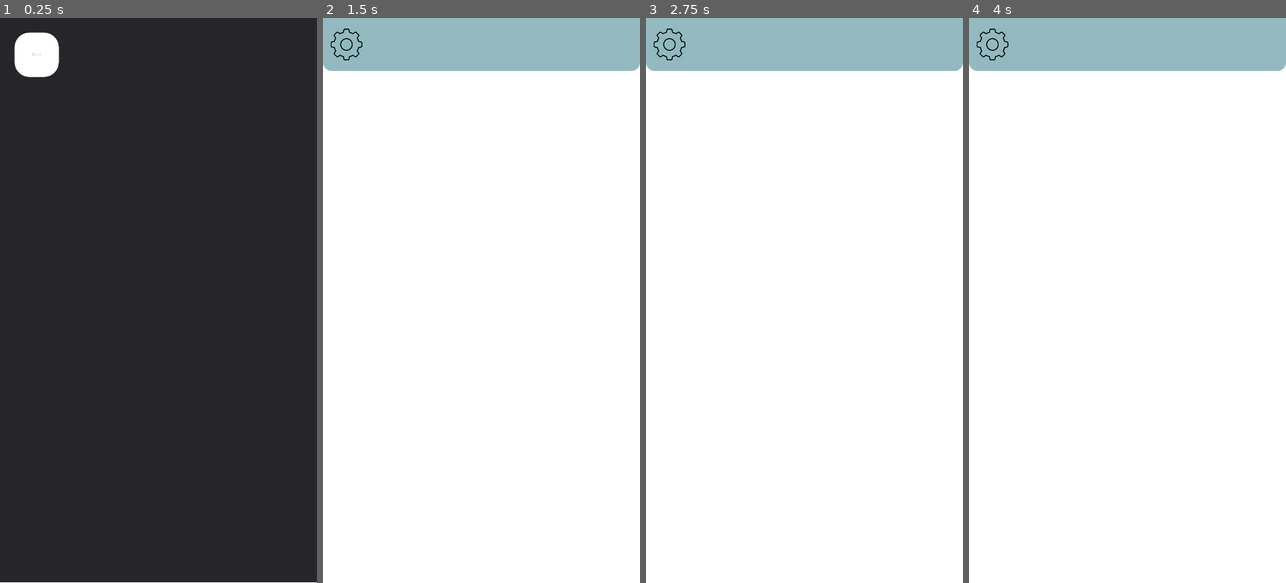
Above: before the commit, frames 1-4 (left to right).
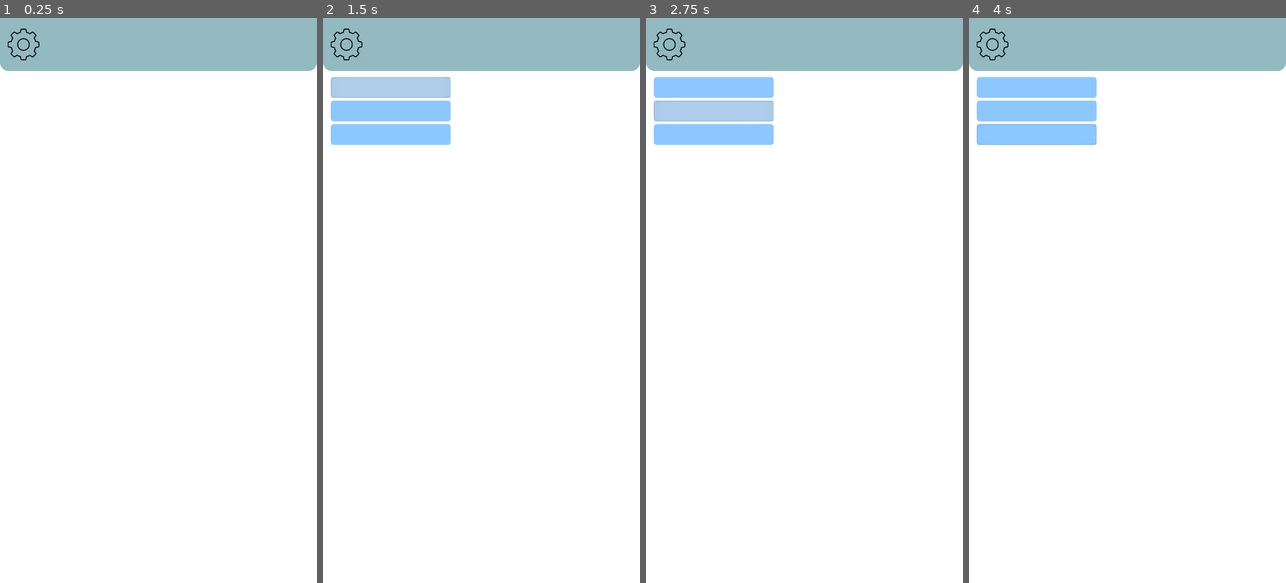
Above: after the commit, the same moments.

Repository: Big-Cheung/LAHacks2021
Game: Godot game, scene res://Base.tscn
Same seed, same stepped clock (60 frames per second), same inputs: the game is played once before the commit and once after it.
Inputs (mouse positions are in pixels of both pictures, inside the frame that each line leads up to):
- Up to frame 1 (0.25 s): no input
- Up to frame 2 (1.5 s): click (361, 57) at 0.5 s, where only the run before the commit has a clickable "Back"; click (389, 85) at 1.27 s
- Up to frame 3 (2.75 s): click (712, 108) at 2.02 s
- Up to frame 4 (4 s): click (1035, 136) at 2.77 s; tap Enter at 3.5 s; move the mouse to (1197, 272) at 3.52 s; hold W from 3.53 s (still down); click (1197, 272) at 3.67 s

The runs differ from the first frame. In frame 1, 100% of the frame differs, in the area x 0-100%, y 0-100%; in frame 2, 4.2%; in frame 3, 4.2%; in frame 4, 4.2%.
Error before the commit: Invalid set index 'visible' (on base: 'null instance') with value of type 'bool'. (res://Scripts/BackButtonScript.gd:14)

Commit message:
Configure menu

Diff:
--- a/Base.tscn
+++ b/Base.tscn
@@ -1,8 +1,14 @@
 [gd_scene load_steps=4 format=2]
 
 [ext_resource path="res://MainPage.tscn" type="PackedScene" id=1]
-[ext_resource path="res://CreateChallenge.tscn" type="PackedScene" id=2]
-[ext_resource path="res://Scripts/CreateChallengeScript.gd" type="Script" id=3]
+[ext_resource path="res://Icons/x-button.png" type="Texture" id=2]
+
+[sub_resource type="StyleBoxFlat" id=1]
+bg_color = Color( 0.768627, 0.768627, 0.768627, 1 )
+corner_radius_top_left = 100
+corner_radius_top_right = 100
+corner_radius_bottom_right = 100
+corner_radius_bottom_left = 100
 
 [node name="Base" type="Control"]
 anchor_right = 1.0
@@ -13,5 +19,44 @@
 
 [node name="MainPage" parent="." instance=ExtResource( 1 )]
 
-[node name="CreateChallenge" parent="." instance=ExtResource( 2 )]
-script = ExtResource( 3 )
+[node name="ProfilePage" type="Control" parent="."]
+visible = false
+margin_right = 1080.0
+margin_bottom = 1920.0
+__meta__ = {
+"_edit_use_anchors_": false
+}
+
+[node name="ColorRect" type="ColorRect" parent="ProfilePage"]
+margin_right = 1080.0
+margin_bottom = 1920.0
+__meta__ = {
+"_edit_use_anchors_": false
+}
+
+[node name="Panel" type="Panel" parent="ProfilePage"]
+anchor_left = 0.161
+anchor_top = 0.1
+anchor_right = 0.161
+anchor_bottom = 0.1
+margin_left = -99.9235
+margin_top = -99.5893
+margin_right = 100.076
+margin_bottom = 100.411
+custom_styles/panel = SubResource( 1 )
+__meta__ = {
+"_edit_use_anchors_": false
+}
+
+[node name="x-button" type="Sprite" parent="ProfilePage"]
+position = Vector2( 950, 100 )
+scale = Vector2( 0.478645, 0.478645 )
+texture = ExtResource( 2 )
+
+[node name="Settings" type="Control" parent="."]
+visible = false
+margin_right = 40.0
+margin_bottom = 40.0
+__meta__ = {
+"_edit_use_anchors_": false
+}
--- /dev/null
+++ b/Button.gd
@@ -0,0 +1,22 @@
+extends Button
+
+
+# Declare member variables here. Examples:
+# var a = 2
+# var b = "text"
+
+
+# Called when the node enters the scene tree for the first time.
+func _init():
+	self.connect("pressed", self, "_button_pressed")
+
+func _button_pressed():
+	if get_parent().get_parent().get_node("Settings").visible == true:
+		get_parent().get_parent().get_node("Settings").visible = false
+	else:
+		get_parent().get_parent().get_node("Settings").visible = true
+
+
+# Called every frame. 'delta' is the elapsed time since the previous frame.
+#func _process(delta):
+#	pass
--- /dev/null
+++ b/Container.gd
@@ -0,0 +1,16 @@
+extends Container
+
+
+# Declare member variables here. Examples:
+# var a = 2
+# var b = "text"
+
+
+# Called when the node enters the scene tree for the first time.
+func _init():
+	self.visible=false
+
+
+# Called every frame. 'delta' is the elapsed time since the previous frame.
+#func _process(delta):
+#	pass
--- a/MainPage.tscn
+++ b/MainPage.tscn
@@ -1,6 +1,12 @@
-[gd_scene load_steps=4 format=2]
+[gd_scene load_steps=10 format=2]
 
 [ext_resource path="res://Icons/settings-wheel.png" type="Texture" id=1]
+[ext_resource path="res://Container.gd" type="Script" id=2]
+[ext_resource path="res://Button.gd" type="Script" id=3]
+[ext_resource path="res://Style/HomeMenu/HomeMenuDefault.tres" type="StyleBox" id=4]
+[ext_resource path="res://Style/HomeMenu/HomeMenuHover.tres" type="StyleBox" id=5]
+[ext_resource path="res://Style/HomeMenu/HomeMenuPress.tres" type="StyleBox" id=6]
+[ext_resource path="res://Profile.gd" type="Script" id=7]
 
 [sub_resource type="GDScript" id=1]
 script/source = "extends ColorRect
@@ -49,8 +55,8 @@
 "_edit_use_anchors_": false
 }
 
-[node name="Button" type="Button" parent="Banner"]
-visible = false
+[node name="settings-button" type="Button" parent="Banner"]
+modulate = Color( 1, 1, 1, 0 )
 anchor_left = 0.073
 anchor_top = 0.5
 anchor_right = 0.073
@@ -59,6 +65,7 @@
 margin_top = -53.0
 margin_right = 56.16
 margin_bottom = 57.0
+script = ExtResource( 3 )
 __meta__ = {
 "_edit_use_anchors_": false
 }
@@ -68,11 +75,40 @@
 scale = Vector2( 0.21098, 0.21098 )
 texture = ExtResource( 1 )
 
-[node name="VBoxContainer" type="VBoxContainer" parent="."]
-margin_left = 31.954
-margin_top = 470.902
-margin_right = 421.954
-margin_bottom = 843.902
+[node name="Settings" type="Container" parent="."]
+anchor_left = 0.319
+anchor_top = 0.297
+anchor_right = 0.319
+anchor_bottom = 0.297
+margin_left = -317.882
+margin_top = -369.647
+margin_right = 90.1182
+margin_bottom = 57.3533
+script = ExtResource( 2 )
+__meta__ = {
+"_edit_use_anchors_": false
+}
 
-[node name="ColorRect" type="ColorRect" parent="VBoxContainer"]
-margin_right = 390.0
+[node name="Profile" type="Button" parent="Settings"]
+margin_right = 408.0
+margin_bottom = 70.0
+custom_styles/hover = ExtResource( 5 )
+custom_styles/pressed = ExtResource( 6 )
+custom_styles/normal = ExtResource( 4 )
+script = ExtResource( 7 )
+
+[node name="Settings" type="Button" parent="Settings"]
+margin_top = 80.0
+margin_right = 408.0
+margin_bottom = 150.0
+custom_styles/hover = ExtResource( 5 )
+custom_styles/pressed = ExtResource( 6 )
+custom_styles/normal = ExtResource( 4 )
+
+[node name="Logout" type="Button" parent="Settings"]
+margin_top = 160.0
+margin_right = 408.0
+margin_bottom = 230.0
+custom_styles/hover = ExtResource( 5 )
+custom_styles/pressed = ExtResource( 6 )
+custom_styles/normal = ExtResource( 4 )
--- /dev/null
+++ b/Profile.gd
@@ -0,0 +1,17 @@
+
+
+
+# Declare member variables here. Examples:
+# var a = 2
+# var b = "text"
+
+
+# Called when the node enters the scene tree for the first time.
+func _init():
+	self.visible = true
+	self.paused = true
+
+
+# Called every frame. 'delta' is the elapsed time since the previous frame.
+#func _process(delta):
+#	pass
--- /dev/null
+++ b/Style/HomeMenu/HomeMenuDefault.tres
@@ -0,0 +1,8 @@
+[gd_resource type="StyleBoxFlat" format=2]
+
+[resource]
+bg_color = Color( 0.552941, 0.780392, 1, 1 )
+corner_radius_top_left = 10
+corner_radius_top_right = 10
+corner_radius_bottom_right = 10
+corner_radius_bottom_left = 10
--- /dev/null
+++ b/Style/HomeMenu/HomeMenuHover.tres
@@ -0,0 +1,8 @@
+[gd_resource type="StyleBoxFlat" format=2]
+
+[resource]
+bg_color = Color( 0.682353, 0.803922, 0.921569, 1 )
+corner_radius_top_left = 10
+corner_radius_top_right = 10
+corner_radius_bottom_right = 10
+corner_radius_bottom_left = 10
--- /dev/null
+++ b/Style/HomeMenu/HomeMenuPress.tres
@@ -0,0 +1,8 @@
+[gd_resource type="StyleBoxFlat" format=2]
+
+[resource]
+bg_color = Color( 0.776471, 0.843137, 0.909804, 1 )
+corner_radius_top_left = 10
+corner_radius_top_right = 10
+corner_radius_bottom_right = 10
+corner_radius_bottom_left = 10
--- /dev/null
+++ b/VBoxContainer.gd
@@ -0,0 +1,16 @@
+extends VBoxContainer
+
+
+# Declare member variables here. Examples:
+# var a = 2
+# var b = "text"
+
+
+# Called when the node enters the scene tree for the first time.
+func _ready():
+	pass # Replace with function body.
+
+
+# Called every frame. 'delta' is the elapsed time since the previous frame.
+#func _process(delta):
+#	pass
--- a/project.godot
+++ b/project.godot
@@ -154,7 +154,7 @@
 
 config/name="Gauntlet"
 run/main_scene="res://Base.tscn"
-config/icon="res://icon.png"
+config/icon="res://Icons/icon.png"
 
 [autoload]
 
Binary file added: Icons/x-button.png
Not shown, added: Icons/x-button.png.import
